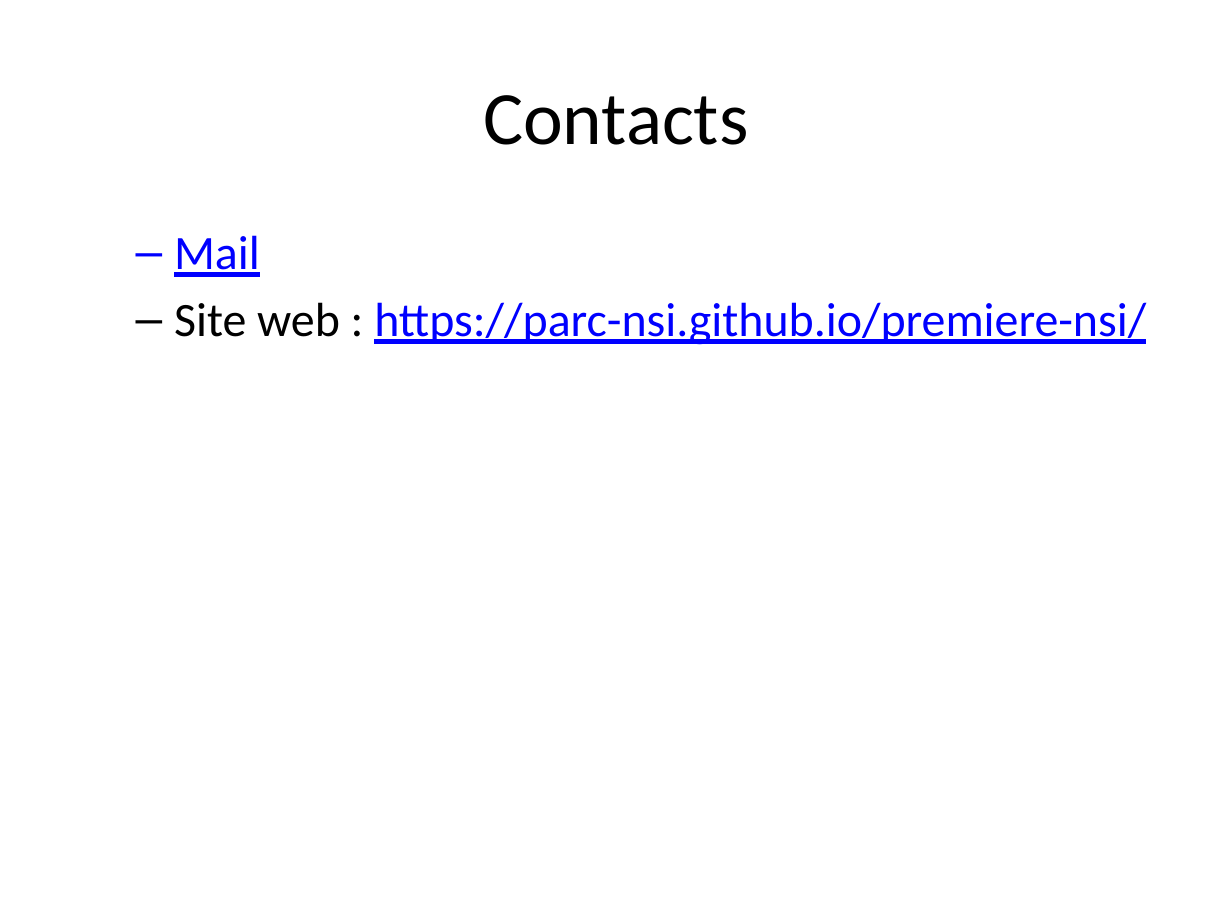
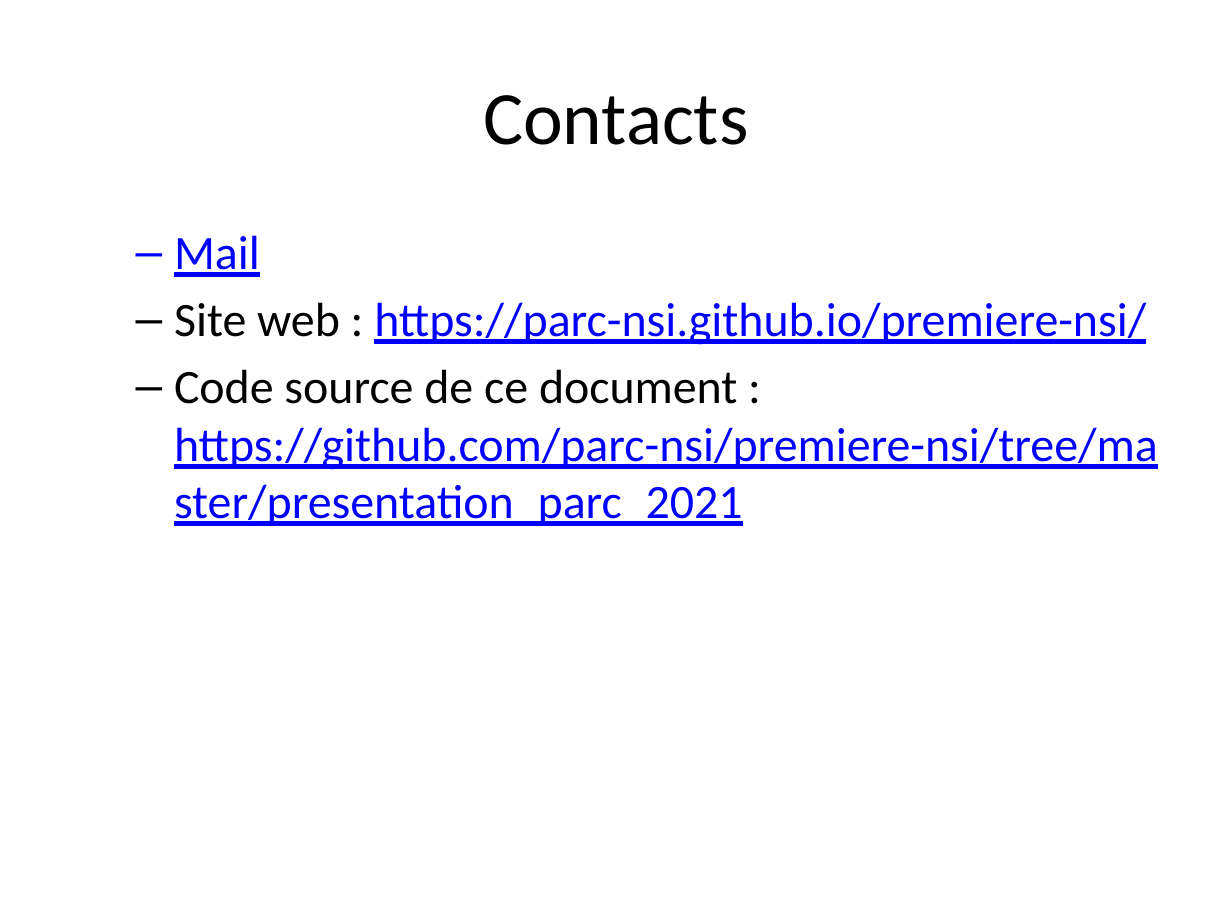
Before and after one commit to parc-nsi/premiere-nsi-parc, a slide deck: slide 18 of presentation_parc_2021/presentation_spe_nsi.pptx. Drawn at 1232x924 pixels with LibreOffice and Linux fonts; fonts in the diff are those of the drawing. Boxes give left, top, right and bottom in pixels: in the first picture for what was removed or moved away, otherwise in the second. Text is boxed around its words. In the diff, an @@ line names an element or a change of style, - is before the commit and + after.

```diff
--- a/presentation_parc_2021/presentation_spe_nsi.pptx
+++ b/presentation_parc_2021/presentation_spe_nsi.pptx
@@ text at (174, 369, 1158, 526): paragraph added @@
+  – Code source de ce document : https://github.com/parc-nsi/premiere-nsi/tree/master/presentation_parc_2021
```
Also in this commit, not shown: 3 other files.
